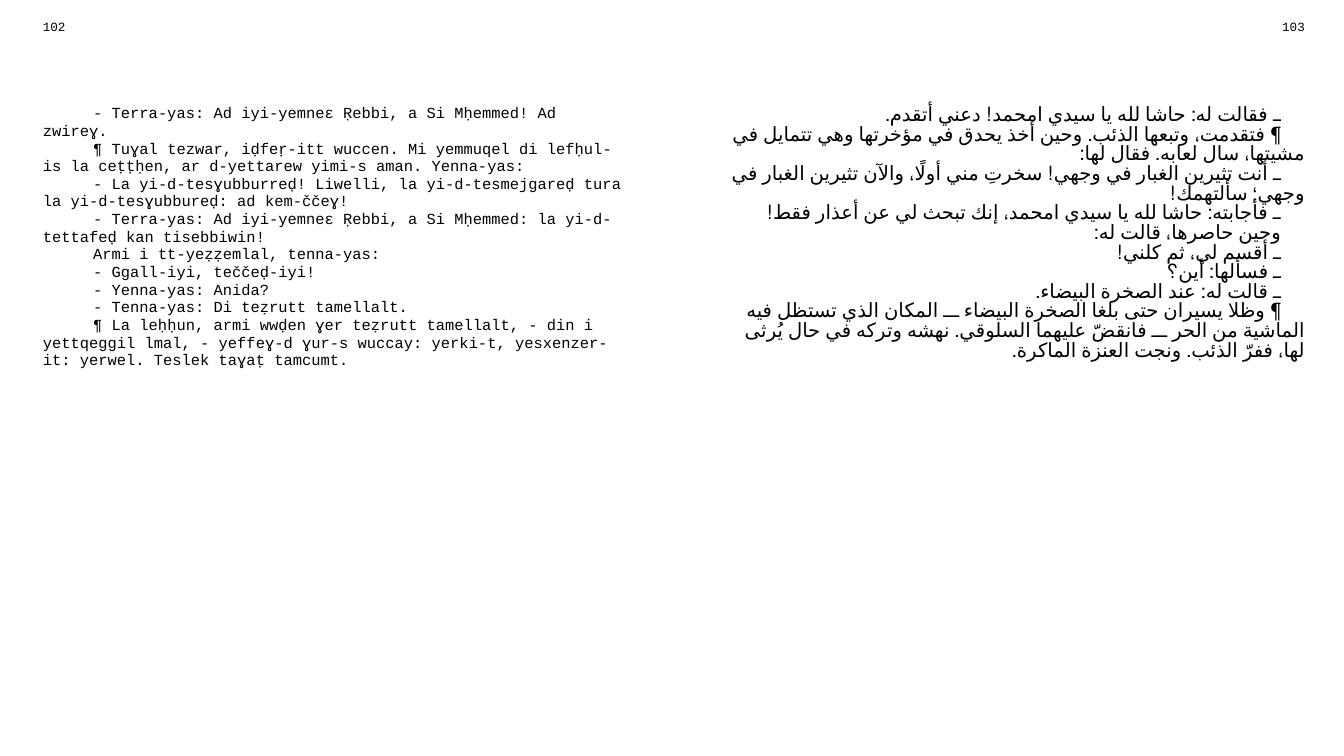
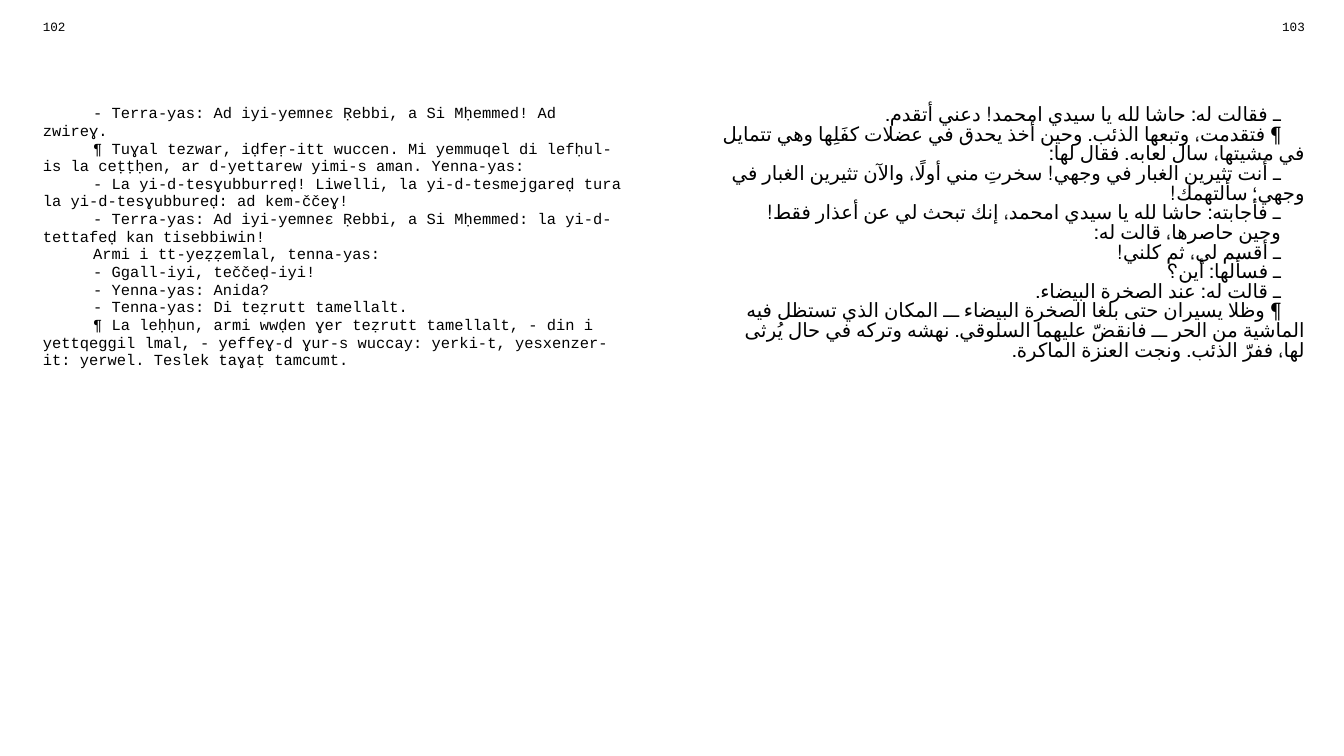
Before and after one commit to sferhah/tamacahut_n_wuccen, a slide deck: slide 47 of Uccen.ConsoleApp/uccen.arb.pptx. Drawn at 1344x756 pixels with LibreOffice and Linux fonts; fonts in the diff are those of the drawing. Boxes give left, top, right and bottom in pixels: in the first picture for what was removed or moved away, otherwise in the second. Text is boxed around its words. In the diff, an @@ line names an element or a change of style, - is before the commit and + after.

```diff
--- a/Uccen.ConsoleApp/uccen.arb.pptx
+++ b/Uccen.ConsoleApp/uccen.arb.pptx
@@ table at <box>32,16,1315,729</box> @@
-row 3, column 3: ـ فقالت له: حاشا لله يا سيدي امحمد! دعني أتقدم. / ¶ فتقدمت، وتبعها الذئب. وحين أخذ يحدق في مؤخرتها وهي تتمايل في مشيتها، سال لعابه. فقال لها: / ـ أنت تثيرين الغبار في وجهي! سخرتِ مني أولًا، والآن تثيرين الغبار في وجهي؛ سألتهمك! / ـ فأجابته: حاشا لله يا سيدي امحمد، إنك تبحث لي عن أعذار فقط! / وحين حاصرها، قالت له: / ـ أقسم لي، ثم كلني! / ـ فسألها: أين؟ / ـ قالت له: عند الصخرة البيضاء. / ¶ وظلا يسيران حتى بلغا الصخرة البيضاء ــ المكان الذي تستظل فيه الماشية من الحر ــ فانقضّ عليهما السلوقي. نهشه وتركه في حال يُرثى لها، ففرّ الذئب. ونجت العنزة الماكرة.
+row 3, column 3: ـ فقالت له: حاشا لله يا سيدي امحمد! دعني أتقدم. / ¶ فتقدمت، وتبعها الذئب. وحين أخذ يحدق في عضلات كفَلِها وهي تتمايل في مشيتها، سال لعابه. فقال لها: / ـ أنت تثيرين الغبار في وجهي! سخرتِ مني أولًا، والآن تثيرين الغبار في وجهي؛ سألتهمك! / ـ فأجابته: حاشا لله يا سيدي امحمد، إنك تبحث لي عن أعذار فقط! / وحين حاصرها، قالت له: / ـ أقسم لي، ثم كلني! / ـ فسألها: أين؟ / ـ قالت له: عند الصخرة البيضاء. / ¶ وظلا يسيران حتى بلغا الصخرة البيضاء ــ المكان الذي تستظل فيه الماشية من الحر ــ فانقضّ عليهما السلوقي. نهشه وتركه في حال يُرثى لها، ففرّ الذئب. ونجت العنزة الماكرة.
```
Also in this commit, not shown: 1 other file.
